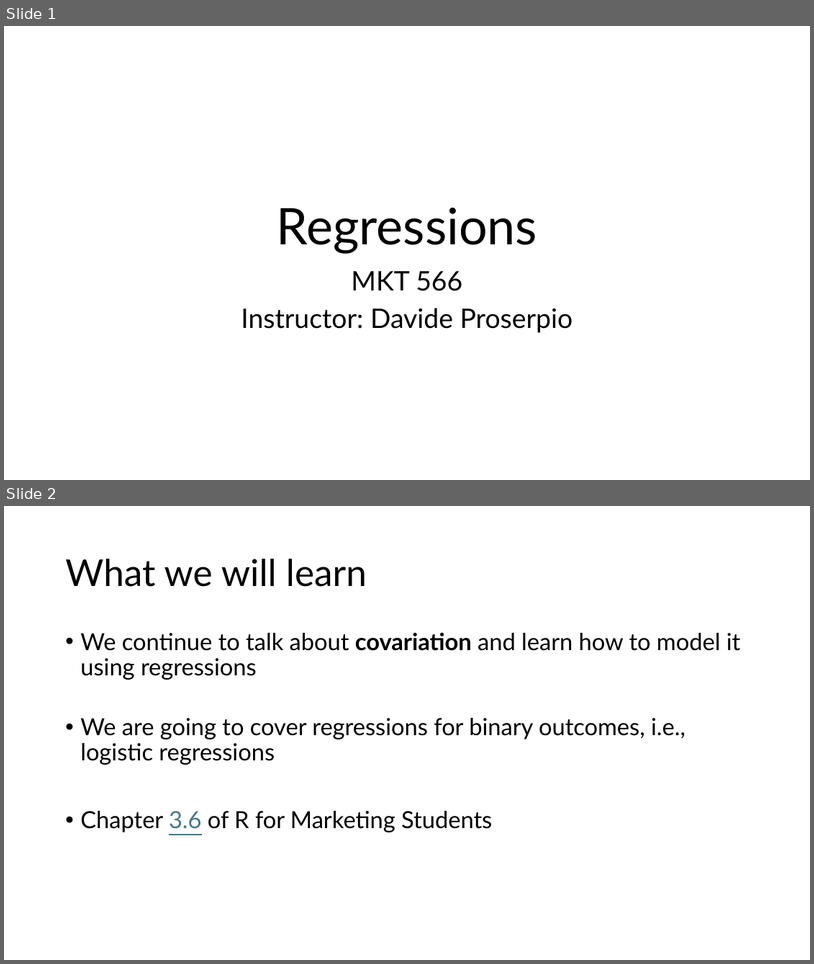
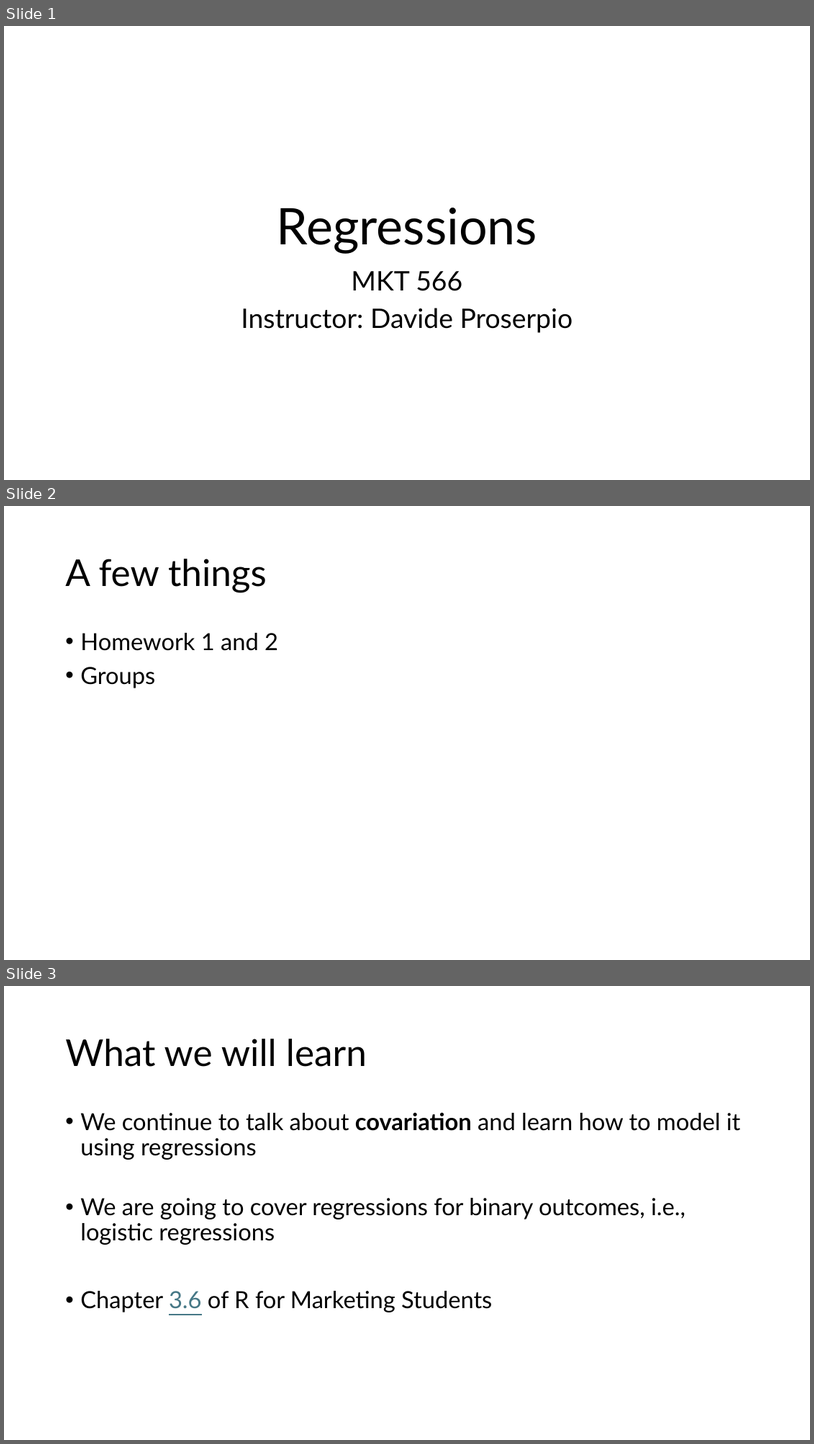
Before and after one commit to dadepro/mkt566, a slide deck: w4/w4-2-logit.pptx. Shown one above the other, each under a label of ours: slides 1 and 2 before the commit, slides 1, 2 and 3 after it. The pictures are 814x964 and 814x1444 pixels, drawn with LibreOffice and Linux fonts; fonts in the diff are those of the drawing. Boxes give left, top, right and bottom in pixels: in the first picture for what was removed or moved away, otherwise in the second. Text is boxed around its words. In the diff, an @@ line names an element or a change of style, - is before the commit and + after.

```diff
--- a/w4/w4-2-logit.pptx
+++ b/w4/w4-2-logit.pptx
@@ slide 2 added at box(4, 506, 810, 960), background #FFFFFF @@
@@ title added at box(65, 559, 267, 592), 44 pt, text #000000 @@
+A few things
@@ text added at box(80, 633, 278, 688), 28 pt, text #000000 @@
+• Homework 1 and 2
+• Groups
@@ what was slide 2 is now slide 3 @@
```
Also in this commit, not shown: 2 other files.
